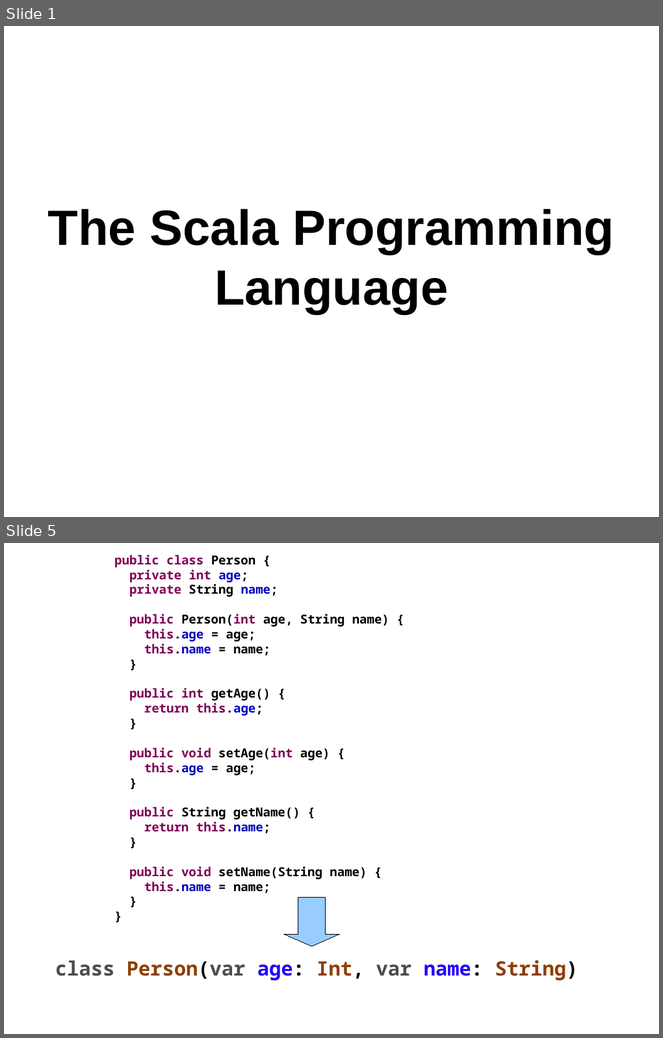
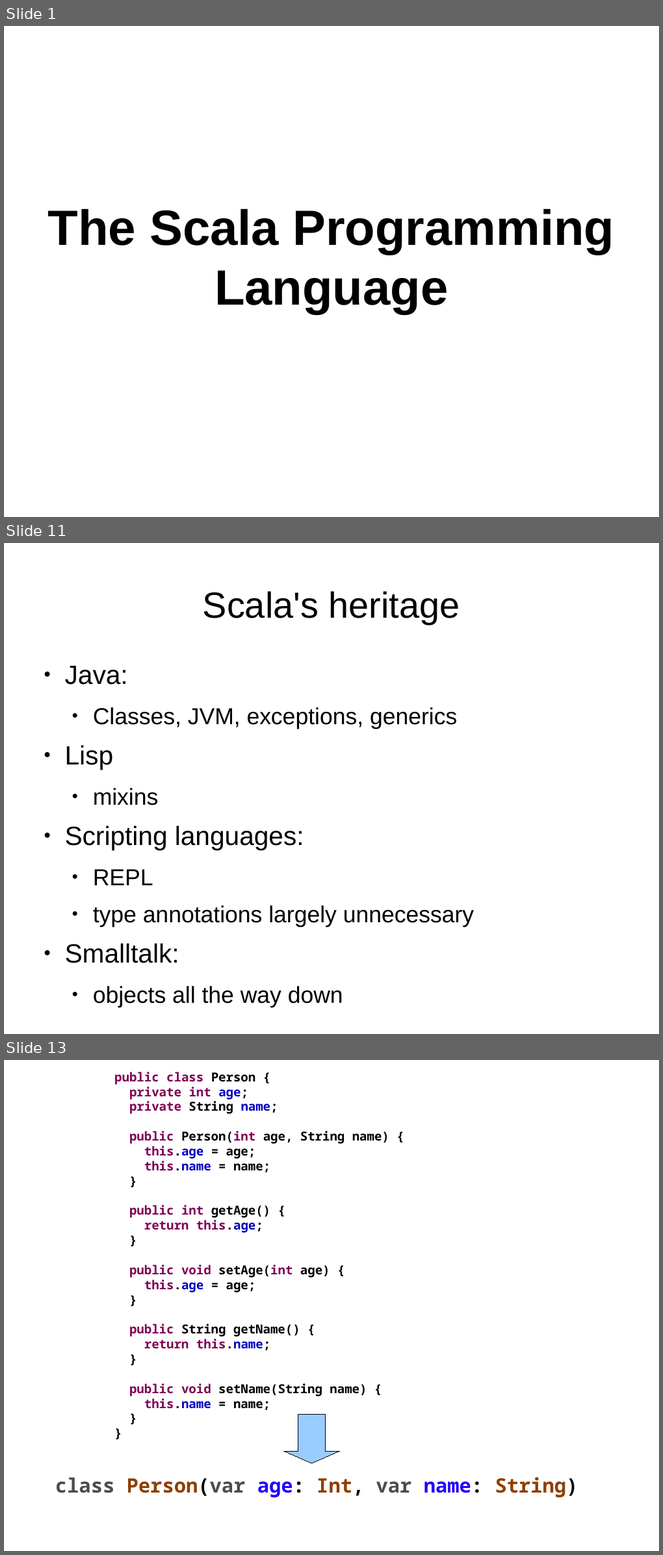
Before and after one commit to kaesler/ScalaTalk, a slide deck: my_slides/1.1-motivation.odp. Shown one above the other, each under a label of ours: slides 1 and 5 before the commit, slides 1, 11 and 13 after it; the slides between them are not shown. The pictures are 663x1038 and 663x1555 pixels, drawn with LibreOffice and Linux fonts; fonts in the diff are those of the drawing; background and template pictures are left out. Boxes give left, top, right and bottom in pixels: in the first picture for what was removed or moved away, otherwise in the second. Text is boxed around its words. In the diff, an @@ line names an element or a change of style, - is before the commit and + after.

```diff
--- a/my_slides/1.1-motivation.odp
+++ b/my_slides/1.1-motivation.odp
@@ slide 11 added at [4,543,659,1034], background #FFFFFF @@
@@ title added at [203,591,460,624], 44 pt, text #000000 @@
+Scala's heritage
@@ text added at [65,666,474,1008], 28 pt, text #000000 @@
+● Java:
+  ● Classes, JVM, exceptions, generics
+● Lisp
+  ● mixins
+● Scripting languages:
+  ● REPL
+  ● type annotations largely unnecessary
+● Smalltalk:
+  ● objects all the way down
@@ what was slide 5 is now slide 13 @@
```
Also in this commit, not shown: 5 slides changed, 5 other slides added, 2 slides removed, 1 other file.
